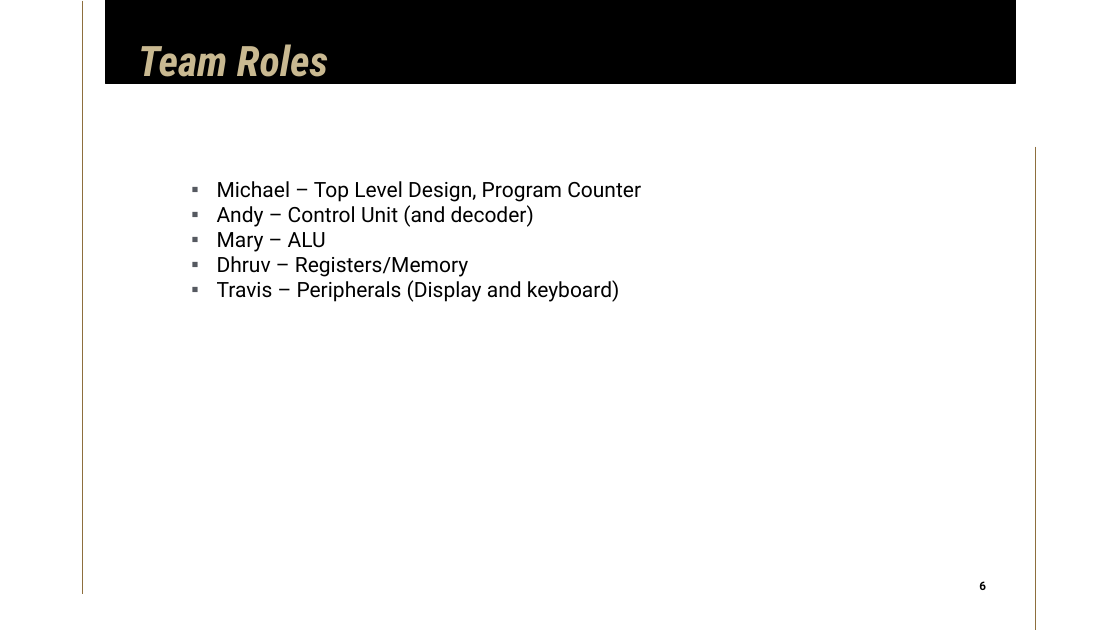
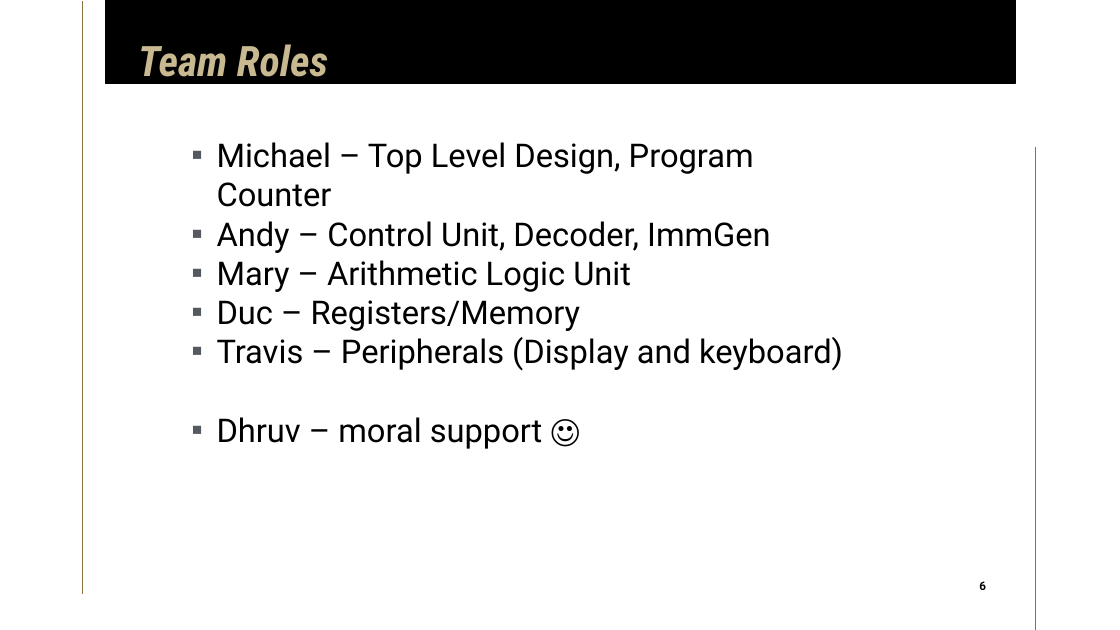
Before and after one commit to limichael246/STARS_2024, a slide deck: slide 6 of Project_Proposal.pptx. Drawn at 1120x630 pixels with LibreOffice and Linux fonts; fonts in the diff are those of the drawing. Boxes give left, top, right and bottom in pixels: in the first picture for what was removed or moved away, otherwise in the second. Text is boxed around its words. In the diff, an @@ line names an element or a change of style, - is before the commit and + after.

```diff
--- a/Project_Proposal.pptx
+++ b/Project_Proposal.pptx
@@ text "Michael – Top Level Design, ...": place and size @@
-text "Michael – Top Level Design, ..." at [217, 181, 641, 302]
+text "Michael – Top Level Design, ..." at [217, 142, 843, 449]
@@ text at [217, 142, 843, 371]: size 18 to 28 pt in "Michael – Top Level Design, Program Counter", "Travis – Peripherals (Display and keyboard)" @@
@@ text at [217, 221, 771, 331]: text changed; size 18 to 28 pt @@
-▪ Andy – Control Unit (and decoder)
-▪ Mary – ALU
-▪ Dhruv – Registers/Memory
+▪ Andy – Control Unit, Decoder, ImmGen
+▪ Mary – Arithmetic Logic Unit
+▪ Duc – Registers/Memory
@@ text at [217, 417, 543, 449]: paragraph added @@
+▪ Dhruv – moral support ☺
```
Also in this commit, not shown: 8 other slides changed, 13 slides added, 3 slides removed.
